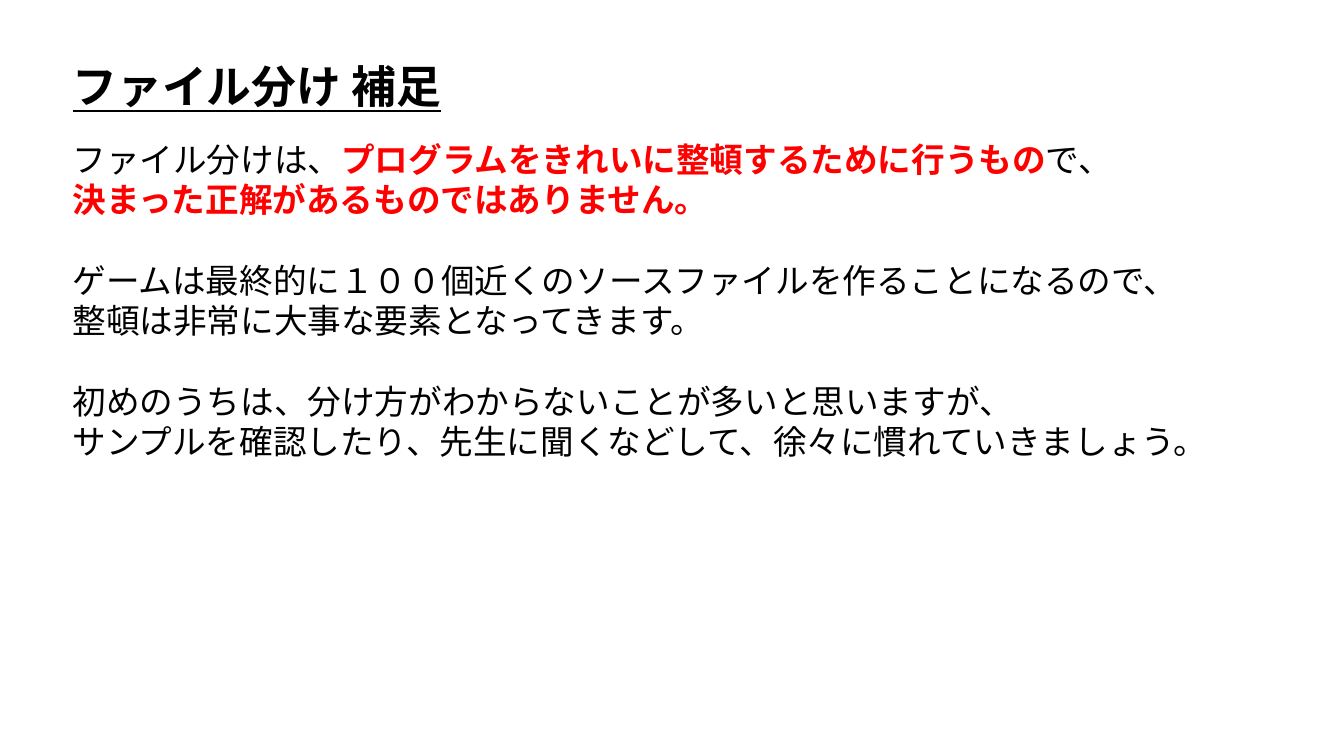
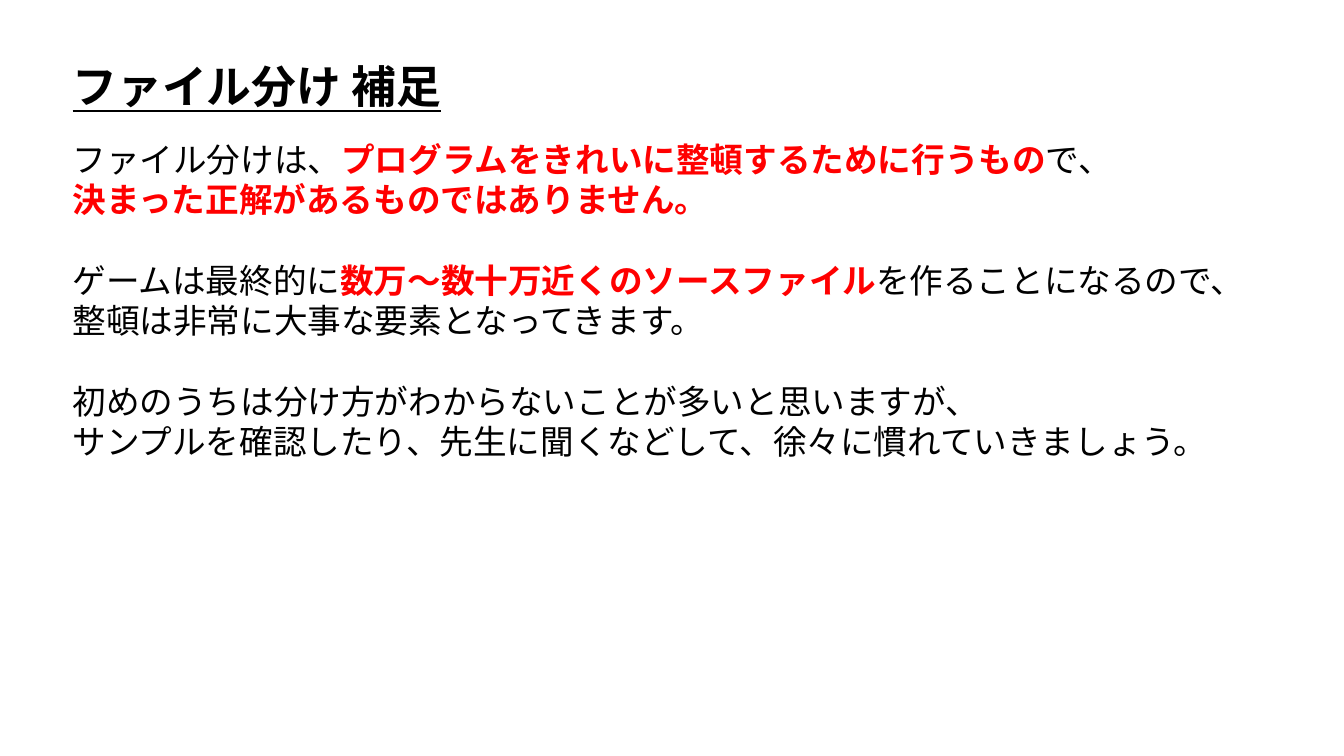
Before and after one commit to ArakiYusuke-Ohara/Textbook, a slide deck: slide 13 of ゲーム科1年/00_前期/ゲームプログラミングⅠ/08_ファイル分け.pptx. Drawn at 1344x756 pixels with LibreOffice and Linux fonts; fonts in the diff are those of the drawing. Boxes give left, top, right and bottom in pixels: in the first picture for what was removed or moved away, otherwise in the second. Text is boxed around its words. In the diff, an @@ line names an element or a change of style, - is before the commit and + after.

```diff
--- a/ゲーム科1年/00_前期/ゲームプログラミングⅠ/08_ファイル分け.pptx
+++ b/ゲーム科1年/00_前期/ゲームプログラミングⅠ/08_ファイル分け.pptx
@@ text at bbox=[73, 264, 1245, 296]: text changed @@
-ゲームは最終的に１００個近くのソースファイルを作ることになるので、
+ゲームは最終的に数万～数十万近くのソースファイルを作ることになるので、
@@ text at bbox=[73, 385, 980, 417]: text changed @@
-初めのうちは、分け方がわからないことが多いと思いますが、
+初めのうちは分け方がわからないことが多いと思いますが、
```
Also in this commit, not shown: 6 other slides changed, 7 other files.
